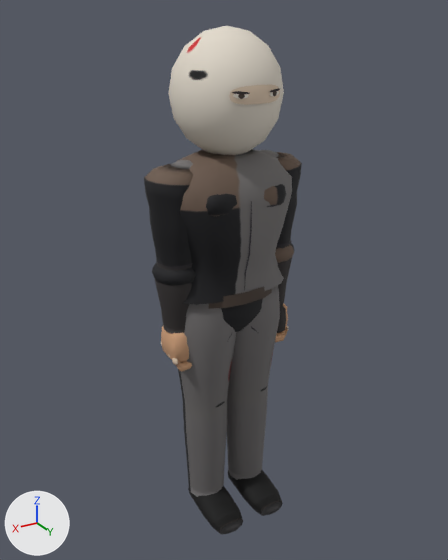
Renders of the glTF model assets/models/redspot_mask_a.glb from each side of a commit.
Camera for both pictures: a 50 mm lens placed at (1.143, 1.888, 1.959), pointed at (0.002, -0.013, 1.008). Every picture has the same lights, and +X, +Y and +Z are marked at lower left. The older version comes first. Vertices at exactly the same position are counted once.

Names of what the first picture shows: 'Body'.
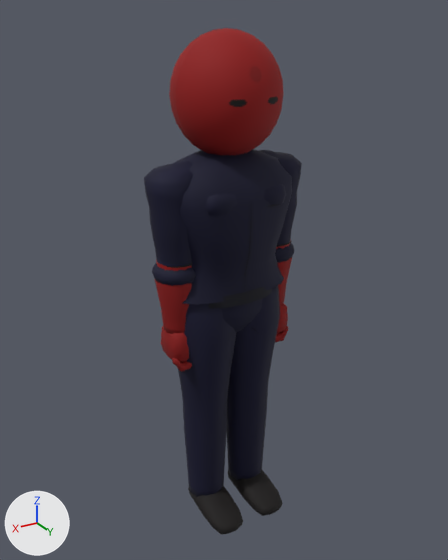
What differs and where, as boxes (x1, y1, x2, y2) in the pictures (448 x 560 px; the box of a moved part takes in the faces that stretch with it):
'Body', reshaped
    before: (144, 26, 302, 534)
    after: (144, 28, 302, 534)
part 1 of me_mesh_0, deleted
    before: (232, 88, 280, 99)
part 2 of me_mesh_0, moved or reshaped
    before: (168, 26, 284, 155)
    after: (169, 28, 284, 155)
part 3 of me_mesh_0, surface changed (darker)
    before: (144, 46, 302, 534)
    after: (144, 111, 302, 534)

The change in detail:
me_mesh_0 is used by ob_body; location (0.0, 0.0, 0.0).
me_mesh_0 had 3252 vertices, 6008 faces and spanned x -0.31..0.31, y -0.19..0.23, z -0.03..1.92.
me_mesh_0 now has 3058 vertices, 5716 faces and spans x -0.31..0.31, y -0.2..0.23, z -0.03..1.91.
me_mesh_0 part 1: 6 loose pieces with 258 vertices, spanning x -0.09..0.09, y 0.18..0.2, z 1.71..1.74, are deleted.
me_mesh_0 part 2: 58 vertices moved from x -0.18..0.18, y -0.19..0.19, z 1.51..1.86 to x -0.19..0.18, y -0.18..0.04, z 1.5..1.79; 214 vertices removed from x -0.2..0.2, y -0.18..0.2, z 1.5..1.92; 278 vertices added at x -0.2..0.2, y -0.2..0.19, z 1.49..1.91.
me_mesh_0 part 3: 5011 kept faces spanning x -0.31..0.31, y -0.18..0.23, z -0.03..1.66 get new texture (UV) coordinates.
